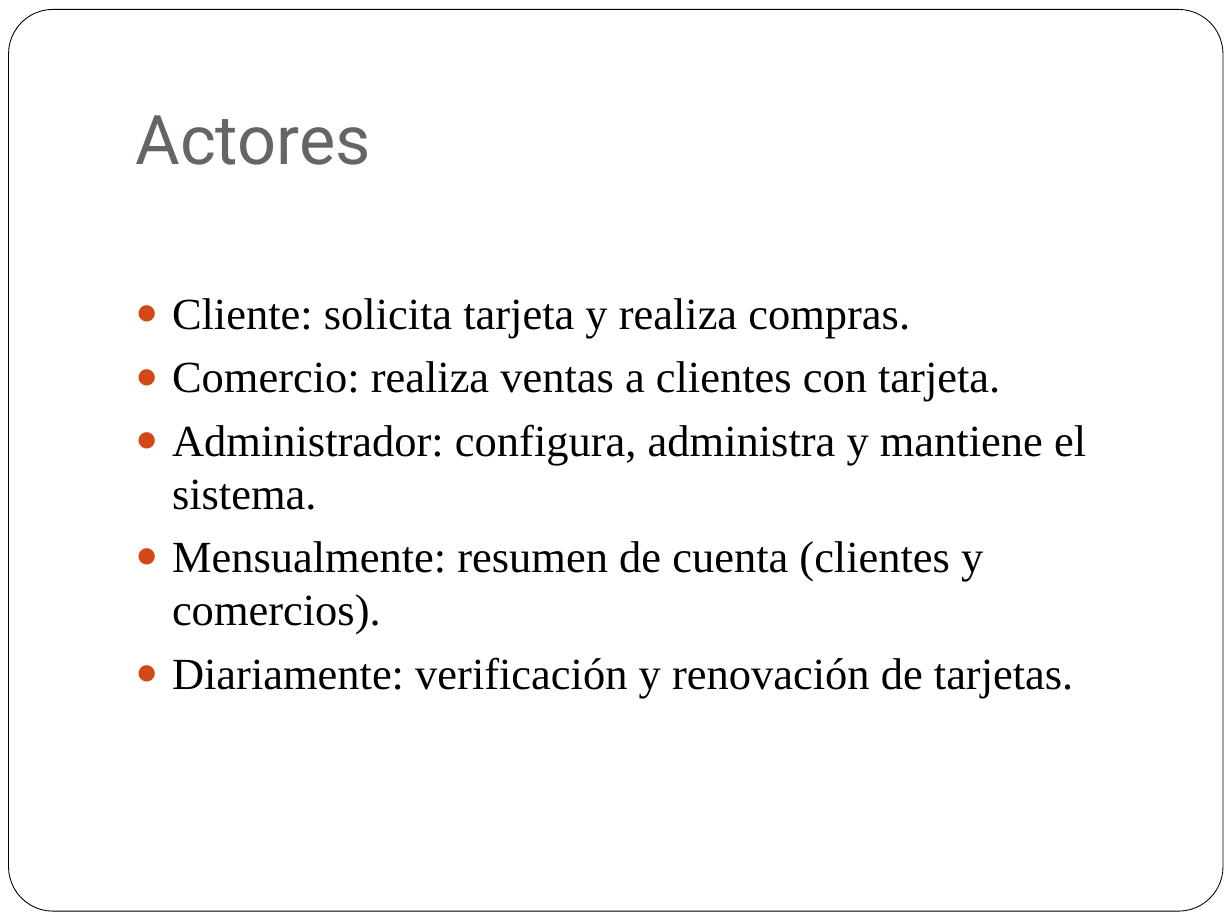
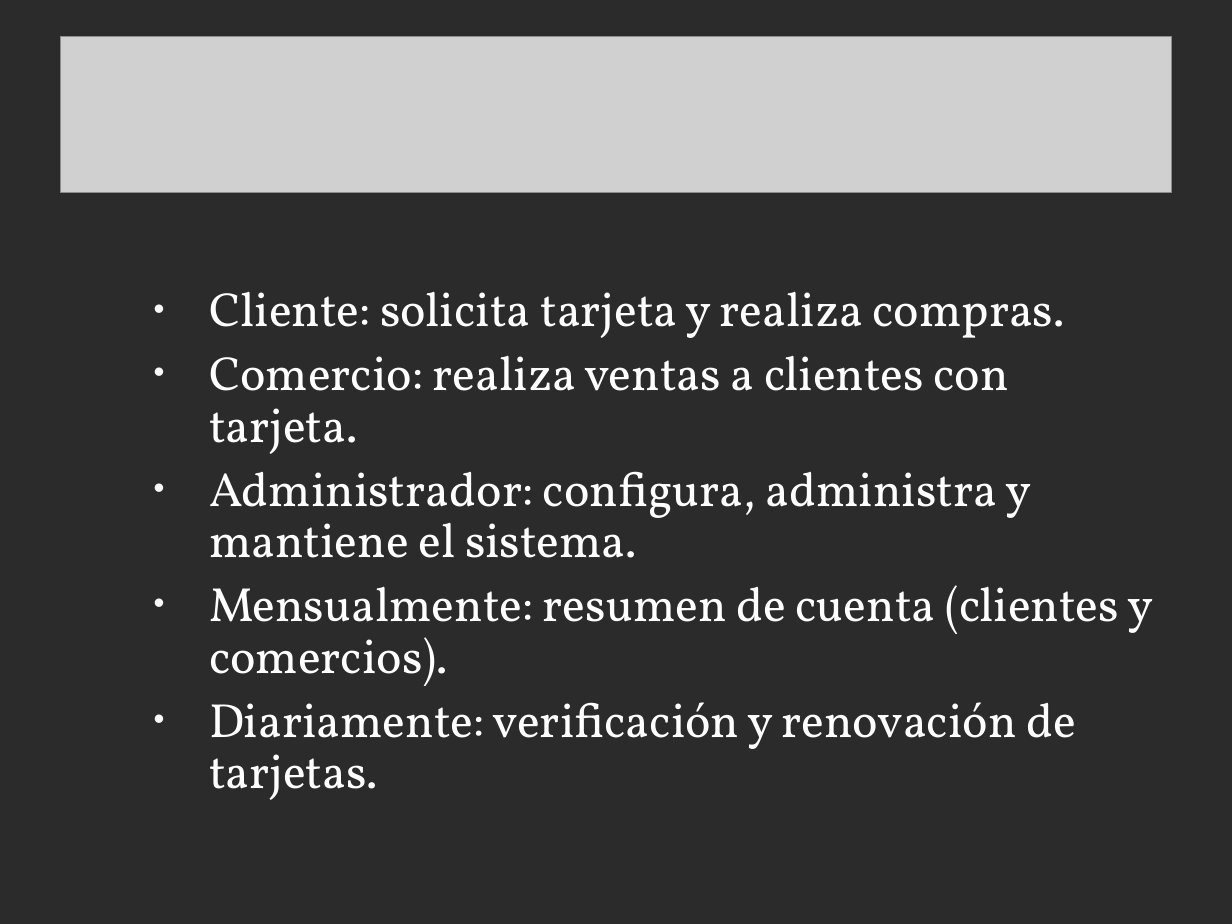
Before and after one commit to hernanfiuba24/fiuba-7509-shoppycard-g4, a slide deck: slide 7 of presentation/presentacion.ppt. Drawn at 1232x924 pixels with LibreOffice and Linux fonts; fonts in the diff are those of the drawing; grey boxes stand for pictures; background and template pictures are left out; a plain dark background stands for a picture behind light text. Boxes give left, top, right and bottom in pixels: in the first picture for what was removed or moved away, otherwise in the second. Text is boxed around its words. In the diff, an @@ line names an element or a change of style, - is before the commit and + after.

```diff
--- a/presentation/presentacion.ppt
+++ b/presentation/presentacion.ppt
@@ background #FFFFFF to picture (left out) @@
@@ rounded rectangle removed at [9,10,1223,912] @@
@@ picture added at [60,36,1170,192] @@
@@ title removed at [136,115,371,165] @@
-Actores
@@ text "Cliente: solicita tarjeta y realiza ..." at [209,291,1153,800]: size 26 to 28 pt, font Times New Roman to Vollkorn, text colour #000000 to #FFFFFF; bullet ● to •; line spacing 1 to 0.9; more space between paragraphs; bullet colour #D34817 to #F9F9F9 @@
```
Also in this commit, not shown: 6 other slides changed, 6 slides added, 6 slides removed.
